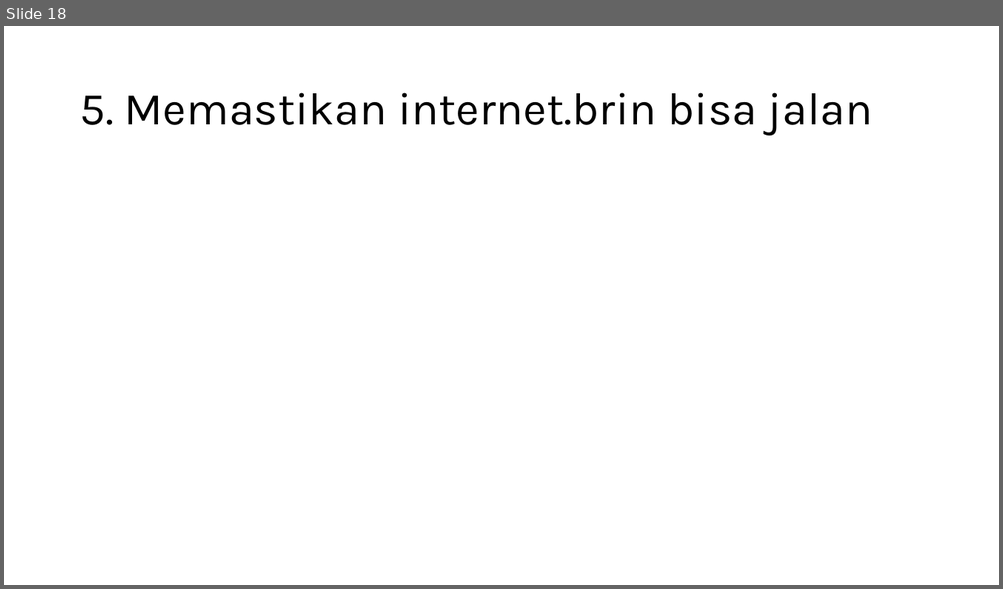
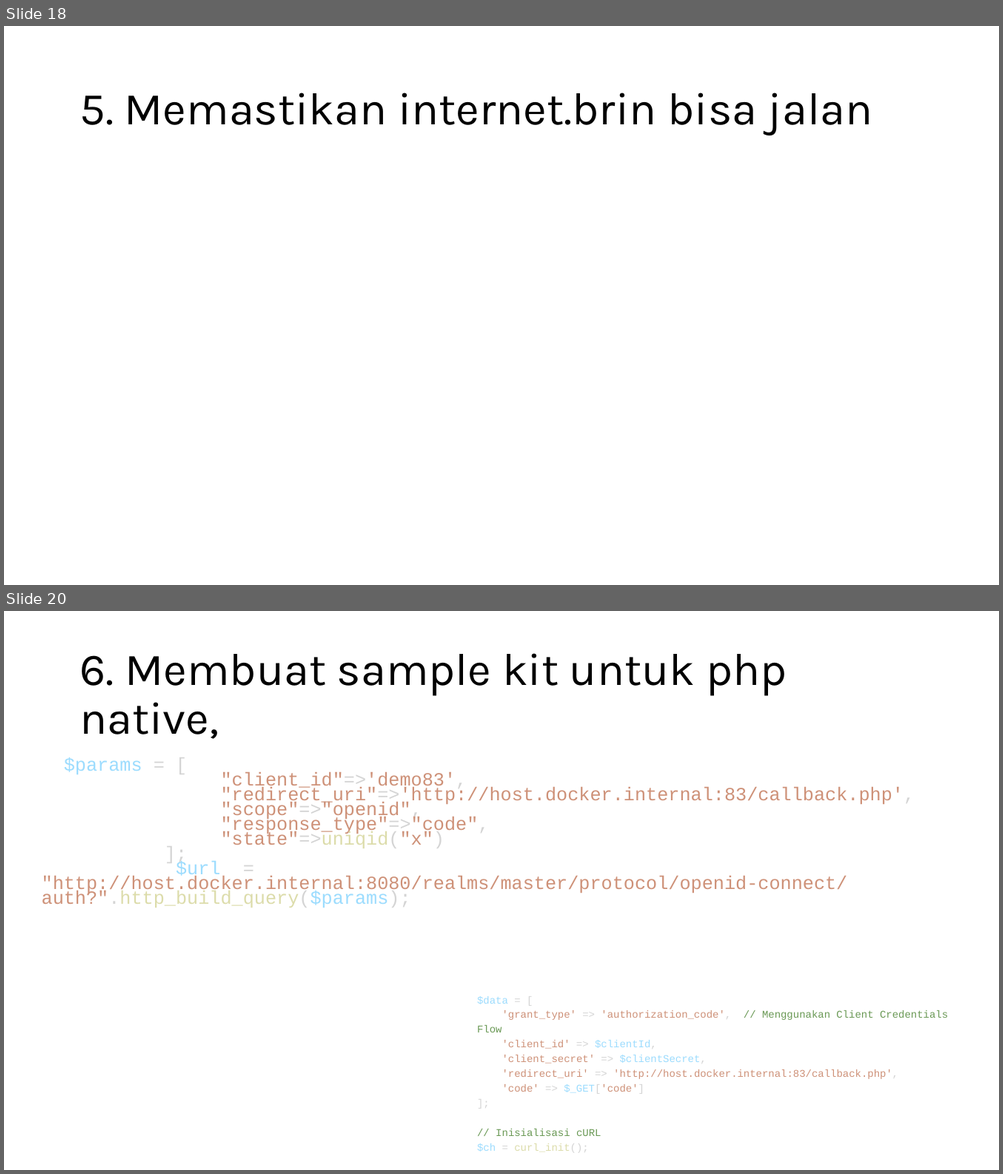
Before and after one commit to koharudin/sso-brin-compose, a slide deck: docs/sso.pptx. Shown one above the other, each under a label of ours: slide 18 before the commit, slides 18 and 20 after it; the slides between them are not shown. The pictures are 1003x589 and 1003x1174 pixels, drawn with LibreOffice and Linux fonts; fonts in the diff are those of the drawing. Boxes give left, top, right and bottom in pixels: in the first picture for what was removed or moved away, otherwise in the second. Text is boxed around its words. In the diff, an @@ line names an element or a change of style, - is before the commit and + after.

```diff
--- a/docs/sso.pptx
+++ b/docs/sso.pptx
@@ slide 20 added at bbox=[4, 611, 999, 1170], background #FFFFFF @@
@@ title added at bbox=[79, 653, 786, 739], 44 pt, text #000000 @@
+6. Membuat sample kit untuk php native,
@@ text added at bbox=[42, 758, 915, 908], 18 pt, text #CE9178 @@
+$params = [
+"client_id"=>'demo83',
+"redirect_uri"=>'http://host.docker.internal:83/callback.php',
+"scope"=>"openid",
+"response_type"=>"code",
+"state"=>uniqid("x")
+];
+$url = "http://host.docker.internal:8080/realms/master/protocol/openid-connect/auth?".http_build_query($params);
@@ text added at bbox=[477, 997, 948, 1136], 10 pt, text #CE9178 @@
+$data = [
+'grant_type' => 'authorization_code', // Menggunakan Client Credentials Flow
+'client_id' => $clientId,
+'client_secret' => $clientSecret,
+'redirect_uri' => 'http://host.docker.internal:83/callback.php',
+'code' => $_GET['code']
+];
+// Inisialisasi cURL
+$ch = curl_init();
```
Also in this commit, not shown: 4 slides changed, 4 other slides added, 4 other files.
